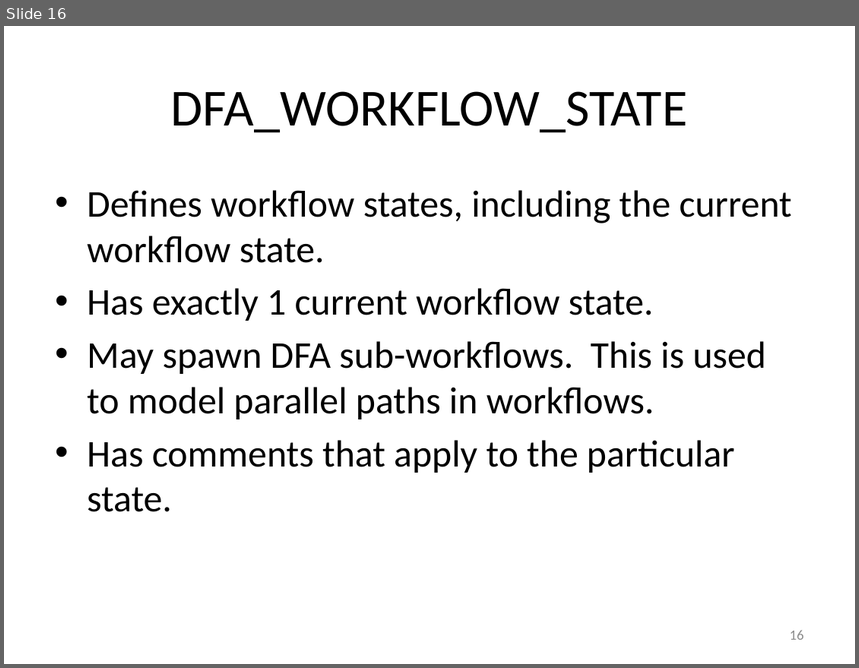
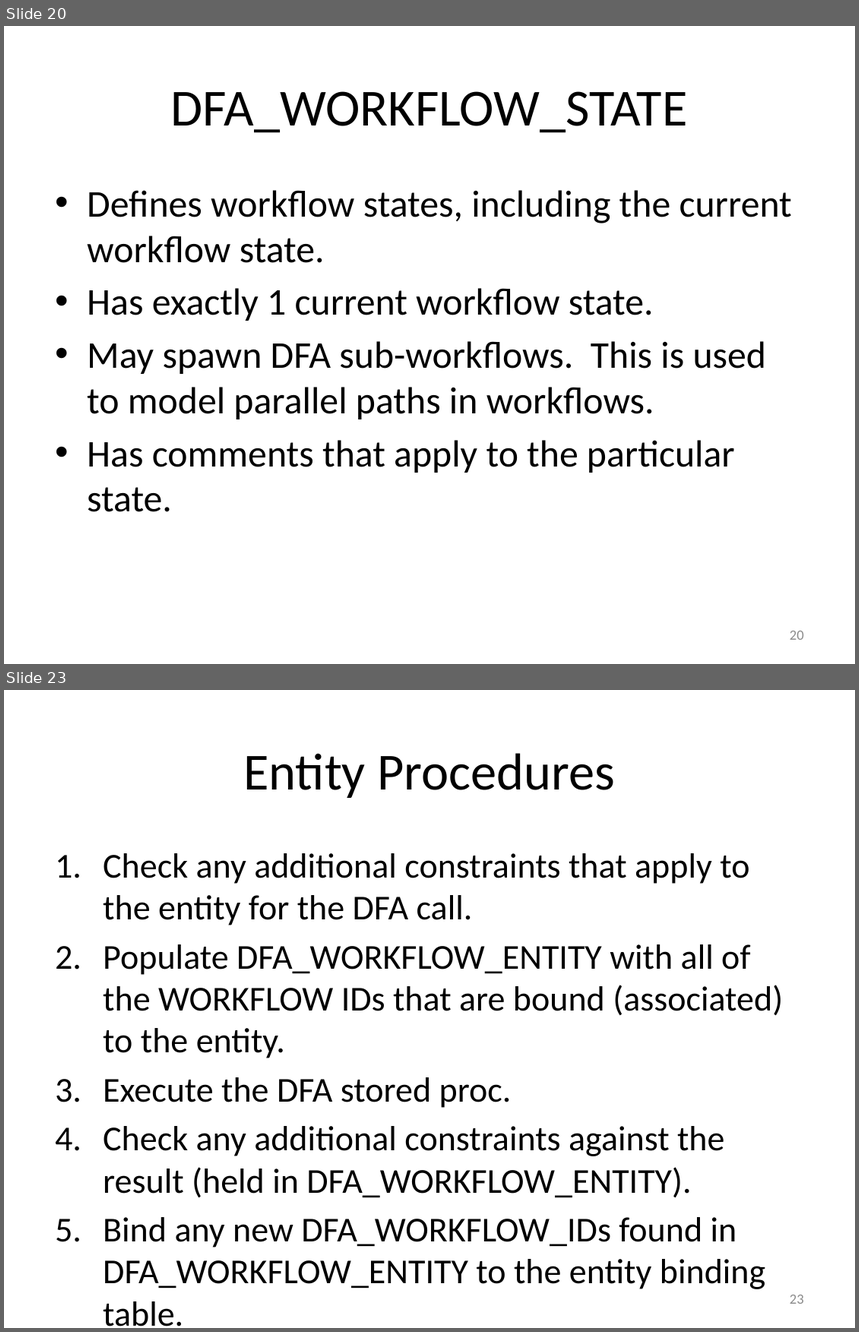
Before and after one commit to RichardRoda/DFA-Workflow-Model, a slide deck: Modeling Workflows with Event Driven DFA.pptx. Shown one above the other, each under a label of ours: slide 16 before the commit, slides 20 and 23 after it; the slides between them are not shown. The pictures are 859x668 and 859x1332 pixels, drawn with LibreOffice and Linux fonts; fonts in the diff are those of the drawing. Boxes give left, top, right and bottom in pixels: in the first picture for what was removed or moved away, otherwise in the second. Text is boxed around its words. In the diff, an @@ line names an element or a change of style, - is before the commit and + after.

```diff
--- a/Modeling Workflows with Event Driven DFA.pptx
+++ b/Modeling Workflows with Event Driven DFA.pptx
@@ slide 23 added at bbox=[4, 690, 855, 1328], background #FFFFFF @@
@@ title added at bbox=[243, 753, 615, 798], 44 pt, text #000000 @@
+Entity Procedures
@@ text added at bbox=[103, 853, 783, 1327], 29.6 pt, text #000000 @@
+1. Check any additional constraints that apply to the entity for the DFA call.
+2. Populate DFA_WORKFLOW_ENTITY with all of the WORKFLOW IDs that are bound (associated) to the entity.
+3. Execute the DFA stored proc.
+4. Check any additional constraints against the result (held in DFA_WORKFLOW_ENTITY).
+5. Bind any new DFA_WORKFLOW_IDs found in DFA_WORKFLOW_ENTITY to the entity binding table.
@@ page number added at bbox=[790, 1295, 804, 1304], 12 pt, text #8C8C8C @@
+23
@@ what was slide 16 is now slide 20 @@
@@ page number at bbox=[790, 631, 804, 640]: text changed @@
-16
+20
```
Also in this commit, not shown: 3 slides changed, 6 other slides added, 2 other files.
